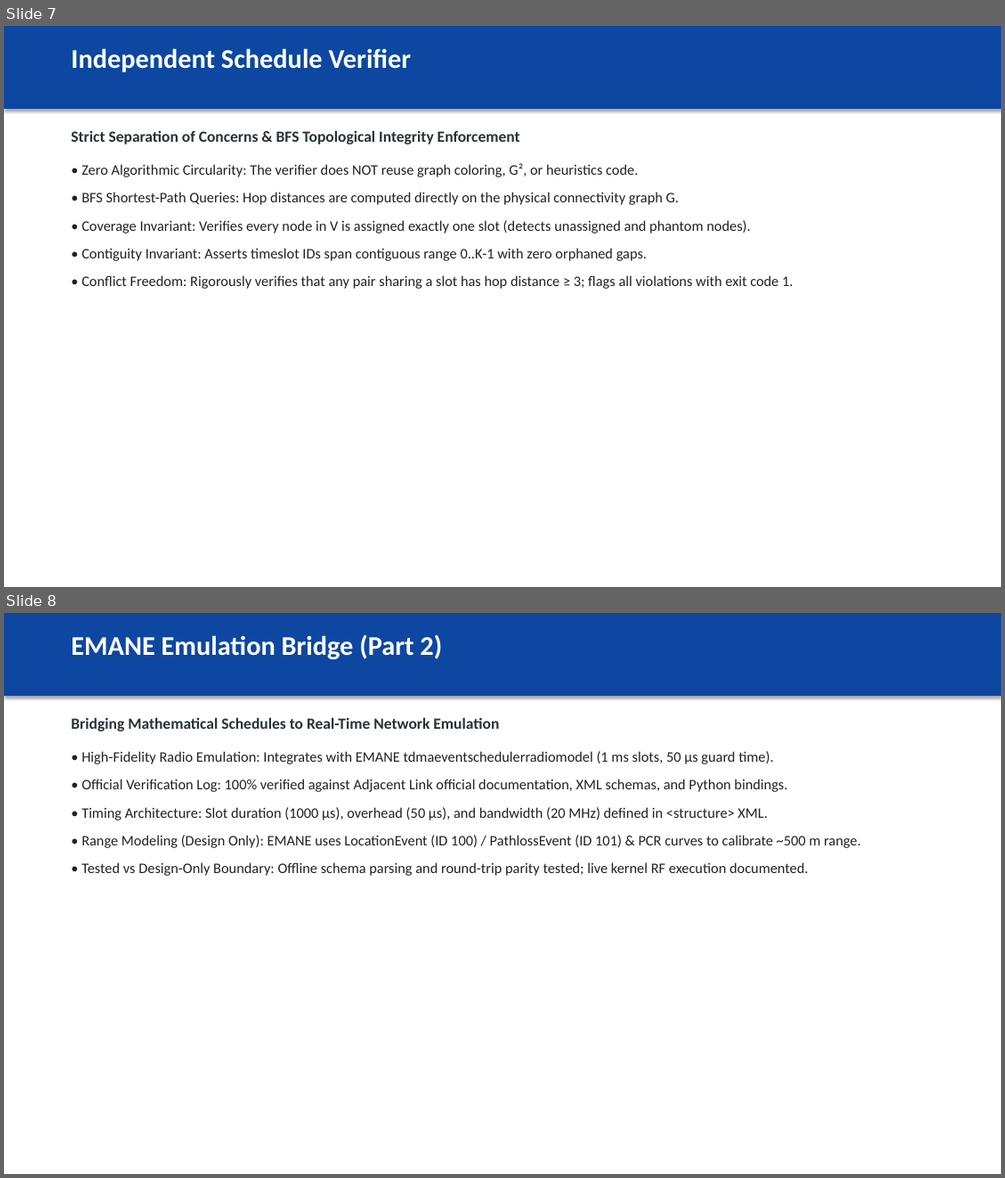
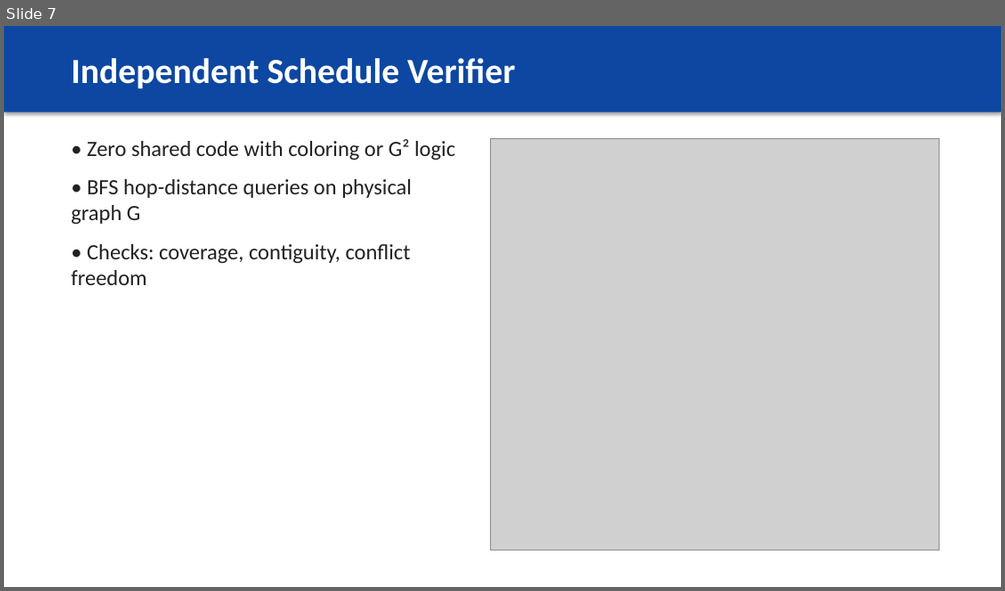
Before and after one commit to athishio/tdma-schedule-optimizer, a slide deck: docs/presentation.pptx. Shown one above the other, each under a label of ours: slides 7 and 8 before the commit, slide 7 after it. The pictures are 1005x1178 and 1005x591 pixels, drawn with LibreOffice and Linux fonts; fonts in the diff are those of the drawing; grey boxes stand for pictures. Boxes give left, top, right and bottom in pixels: in the first picture for what was removed or moved away, otherwise in the second. Text is boxed around its words. In the diff, an @@ line names an element or a change of style, - is before the commit and + after.

Commit message:
docs: rebuild full design PDF and visual presentation deck with corrected text and layout

```diff
--- a/docs/presentation.pptx
+++ b/docs/presentation.pptx
@@ slide 8 removed at bbox=[4, 613, 1001, 1174], background #FFFFFF @@
@@ rectangle removed at bbox=[4, 613, 1001, 695] @@
@@ text removed at bbox=[71, 634, 442, 659] @@
-EMANE Emulation Bridge (Part 2)
@@ text removed at bbox=[71, 717, 499, 731] @@
-Bridging Mathematical Schedules to Real-Time Network Emulation
@@ text removed at bbox=[81, 751, 861, 876] @@
-• High-Fidelity Radio Emulation: Integrates with EMANE tdmaeventschedulerradiomodel (1 ms slots, 50 µs guard time).
-• Official Verification Log: 100% verified against Adjacent Link official documentation, XML schemas, and Python bindings.
-• Timing Architecture: Slot duration (1000 µs), overhead (50 µs), and bandwidth (20 MHz) defined in <structure> XML.
-• Range Modeling (Design Only): EMANE uses LocationEvent (ID 100) / PathlossEvent (ID 101) & PCR curves to calibrate ~500 m range.
-• Tested vs Design-Only Boundary: Offline schema parsing and round-trip parity tested; live kernel RF execution documented.
@@ slide 7 changed as well @@
@@ rectangle: place and size @@
-rectangle at bbox=[4, 26, 1001, 108]
+rectangle at bbox=[4, 26, 1001, 112]
@@ rectangle at bbox=[4, 26, 1001, 112]: outline #0D47A1 0.75 pt to none @@
@@ text "Independent Schedule Verifier" at bbox=[71, 58, 515, 89]: size 26 to 34 pt; vertical alignment top to middle @@
@@ text at bbox=[71, 139, 455, 285]: text changed; size 15 to 21 pt; text colour #263238 to #212121; bold off @@
-Strict Separation of Concerns & BFS Topological Integrity Enforcement
+• Zero shared code with coloring or G² logic
+• BFS hop-distance queries on physical graph G
+• Checks: coverage, contiguity, conflict freedom
@@ picture added at bbox=[490, 138, 938, 549] @@
@@ text removed at bbox=[81, 163, 793, 289] @@
-• Zero Algorithmic Circularity: The verifier does NOT reuse graph coloring, G², or heuristics code.
-• BFS Shortest-Path Queries: Hop distances are computed directly on the physical connectivity graph G.
-• Coverage Invariant: Verifies every node in V is assigned exactly one slot (detects unassigned and phantom nodes).
-• Contiguity Invariant: Asserts timeslot IDs span contiguous range 0..K-1 with zero orphaned gaps.
-• Conflict Freedom: Rigorously verifies that any pair sharing a slot has hop distance ≥ 3; flags all violations with exit code 1.
```
Also in this commit, not shown: 7 other slides changed, 2 slides added, 1 other slide removed, 3 other files.
